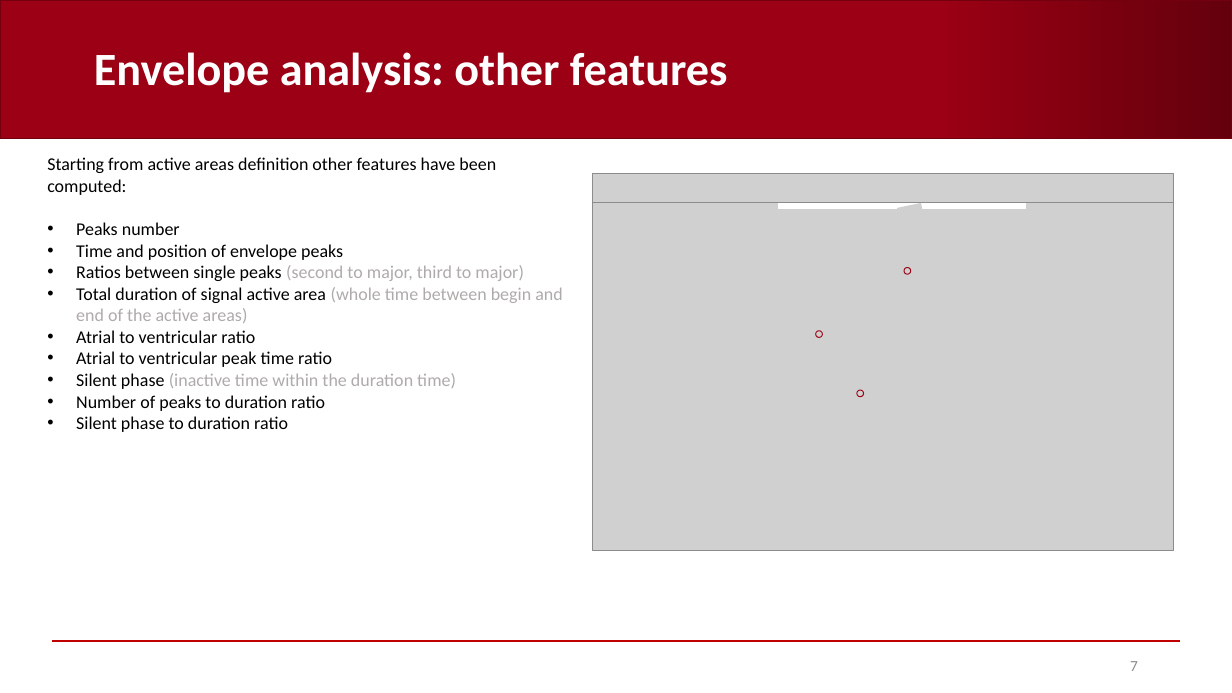
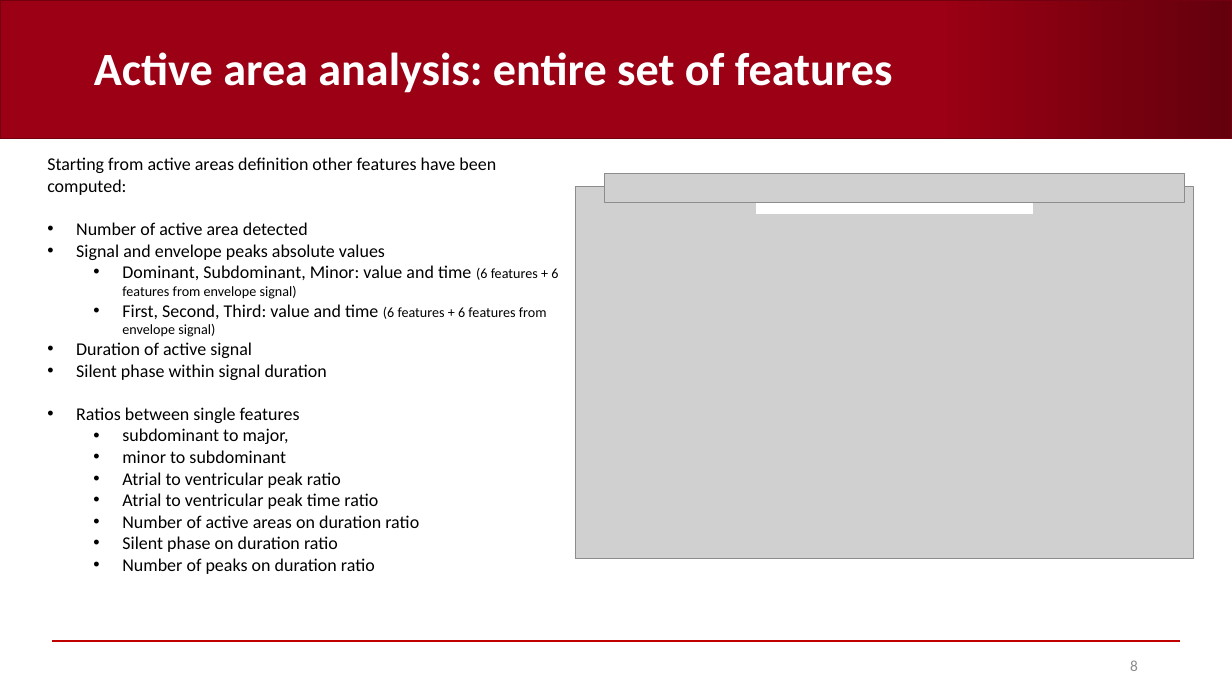
Before and after one commit to AndreaCorrado00/Tesi_magistrale_Corrado_Andrea, a slide deck: slide 8 of Documentation/10. Features and classification results V3.pptx (slide 7 before the commit). Drawn at 1232x693 pixels with LibreOffice and Linux fonts; fonts in the diff are those of the drawing; grey boxes stand for pictures; background and template pictures are left out. Boxes give left, top, right and bottom in pixels: in the first picture for what was removed or moved away, otherwise in the second. Text is boxed around its words. In the diff, an @@ line names an element or a change of style, - is before the commit and + after.

Commit message:
enevelope features added to presentation

```diff
--- a/Documentation/10. Features and classification results V3.pptx
+++ b/Documentation/10. Features and classification results V3.pptx
@@ title at [94,52,893,93]: text changed @@
-Envelope analysis: other features
+Active area analysis: entire set of features
@@ picture: place and size @@
-picture at [593,174,1174,202]
+picture at [604,174,1185,202]
@@ picture: place and size @@
-picture at [593,180,1174,551]
+picture at [575,187,1193,558]
@@ rectangle: place and size @@
-rectangle at [778,189,1025,209]
+rectangle at [757,194,1033,213]
@@ picture removed at [897,203,936,279] @@
@@ text at [76,222,558,488]: text changed @@
-• Peaks number
-• Time and position of envelope peaks
-• Ratios between single peaks (second to major, third to major)
-• Total duration of signal active area (whole time between begin and end of the active areas)
-• Atrial to ventricular ratio
+• Number of active area detected
+• Signal and envelope peaks absolute values
+  • Dominant, Subdominant, Minor: value and time (6 features + 6 features from envelope signal)
+  • First, Second, Third: value and time (6 features + 6 features from envelope signal)
+• Duration of active signal
+• Silent phase within signal duration
+• Ratios between single features
+  • subdominant to major,
+  • minor to subdominant
+  • Atrial to ventricular peak ratio
@@ rectangle removed at [553,220,575,236] @@
@@ ellipse removed at [904,267,910,274] @@
@@ ellipse removed at [816,331,823,337] @@
@@ ellipse removed at [857,390,863,396] @@
@@ text at [122,493,378,509]: list level 1 to 2 in "Atrial to ventricular peak time ..." @@
@@ text at [122,515,419,574]: text changed @@
-• Silent phase (inactive time within the duration time)
-• Number of peaks to duration ratio
-• Silent phase to duration ratio
+  • Number of active areas on duration ratio
+  • Silent phase on duration ratio
+  • Number of peaks on duration ratio
@@ page number at [1130,660,1138,671]: text changed @@
-7
+8
```
Also in this commit, not shown: 3 other slides changed, 1 slide added, 2 slides removed.
